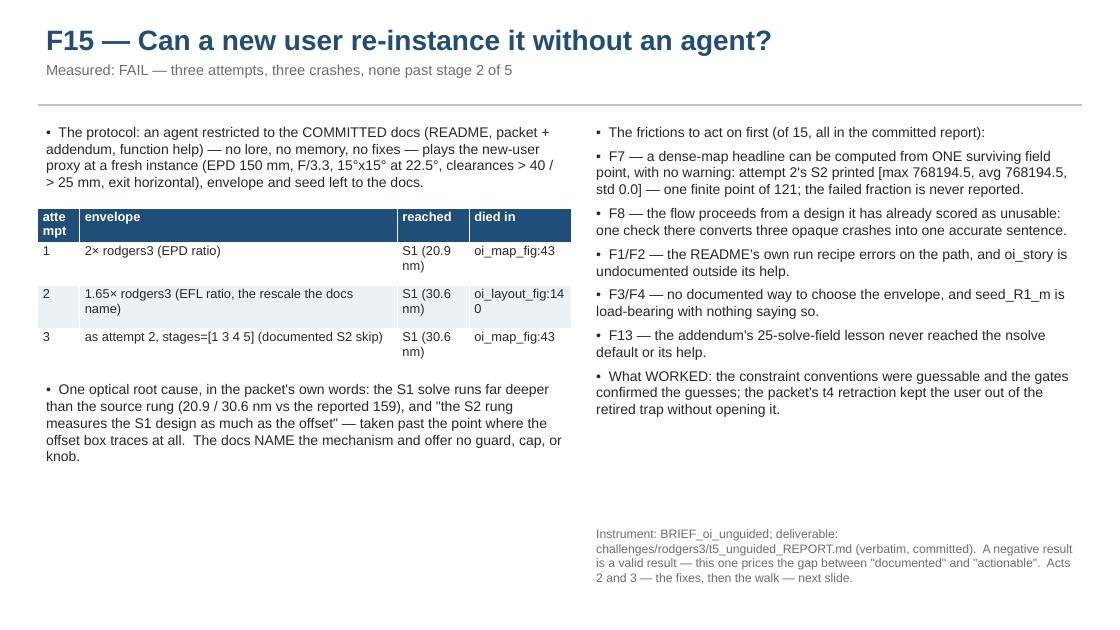
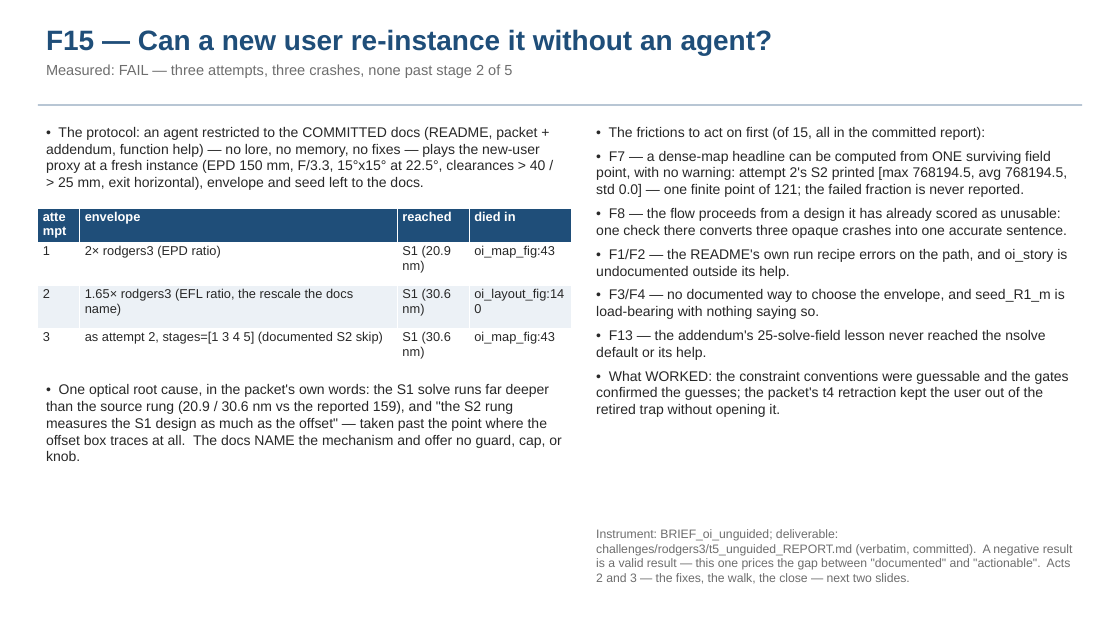
Before and after one commit to nasa-jpl/MACOS_resources, a slide deck: slide 16 of mmacos/challenges/rodgers3/deck_rodgers3_walk.pptx. Drawn at 1120x630 pixels with LibreOffice and Linux fonts; fonts in the diff are those of the drawing. Boxes give left, top, right and bottom in pixels: in the first picture for what was removed or moved away, otherwise in the second. Text is boxed around its words. In the diff, an @@ line names an element or a change of style, - is before the commit and + after.

```diff
--- a/mmacos/challenges/rodgers3/deck_rodgers3_walk.pptx
+++ b/mmacos/challenges/rodgers3/deck_rodgers3_walk.pptx
@@ text at <box>596,529,1073,584</box>: text changed @@
-Instrument: BRIEF_oi_unguided; deliverable: challenges/rodgers3/t5_unguided_REPORT.md (verbatim, committed). A negative result is a valid result — this one prices the gap between "documented" and "actionable". Acts 2 and 3 — the fixes, then the walk — next slide.
+Instrument: BRIEF_oi_unguided; deliverable: challenges/rodgers3/t5_unguided_REPORT.md (verbatim, committed). A negative result is a valid result — this one prices the gap between "documented" and "actionable". Acts 2 and 3 — the fixes, the walk, the close — next two slides.
```
Also in this commit, not shown: 4 other slides changed, 1 slide added, 5 other files.
